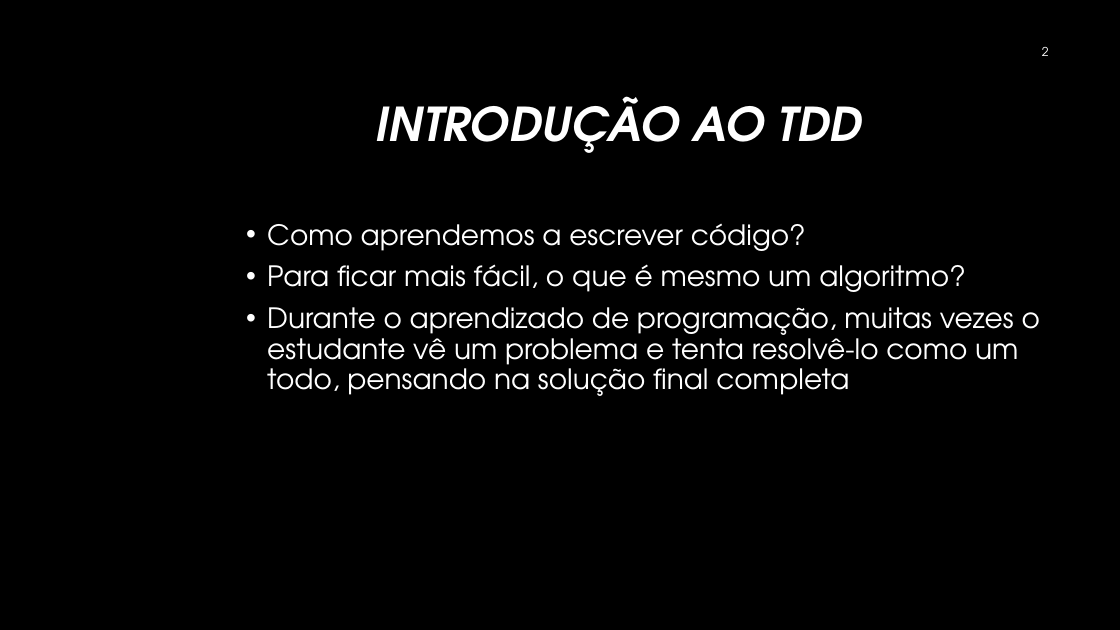
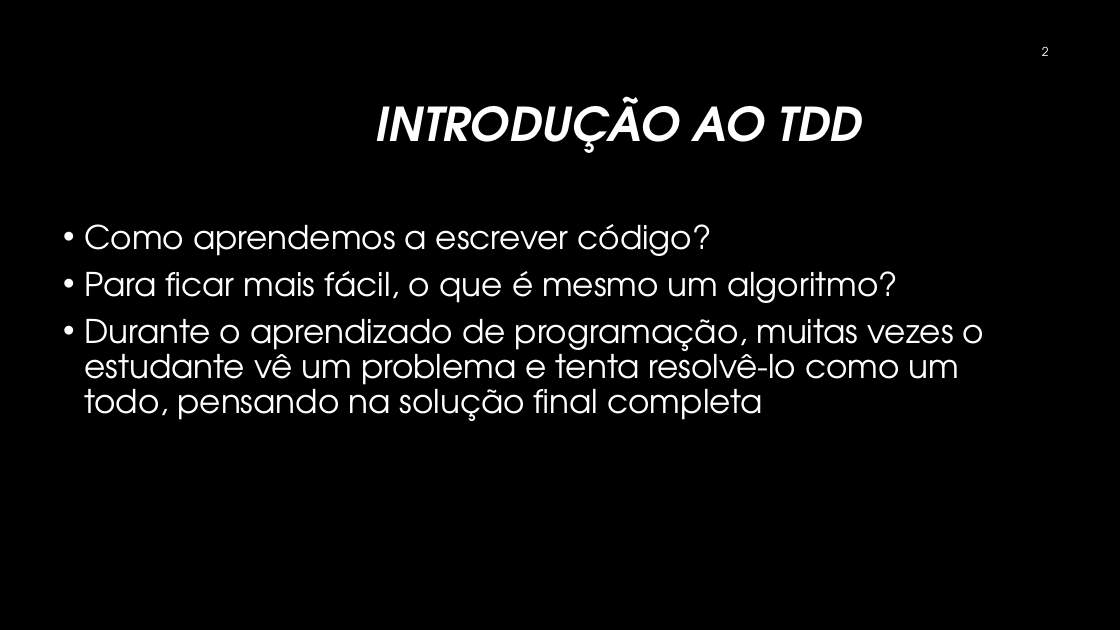
Before and after one commit to iftopalmas/testes-de-software, a slide deck: slide 2 of projects/01-introducao-tdd/tdd.pptx. Drawn at 1120x630 pixels with LibreOffice and Linux fonts; fonts in the diff are those of the drawing; background and template pictures are left out. Boxes give left, top, right and bottom in pixels: in the first picture for what was removed or moved away, otherwise in the second. Text is boxed around its words. In the diff, an @@ line names an element or a change of style, - is before the commit and + after.

```diff
--- a/projects/01-introducao-tdd/tdd.pptx
+++ b/projects/01-introducao-tdd/tdd.pptx
@@ text "Como aprendemos a escrever código?": place and size @@
-text "Como aprendemos a escrever código?" at [267, 224, 1040, 396]
+text "Como aprendemos a escrever código?" at [84, 224, 984, 421]
@@ text "Como aprendemos a escrever código?" at [84, 224, 984, 421]: size 24 to 28 pt @@
```
Also in this commit, not shown: 7 other slides changed, 9 other files.
